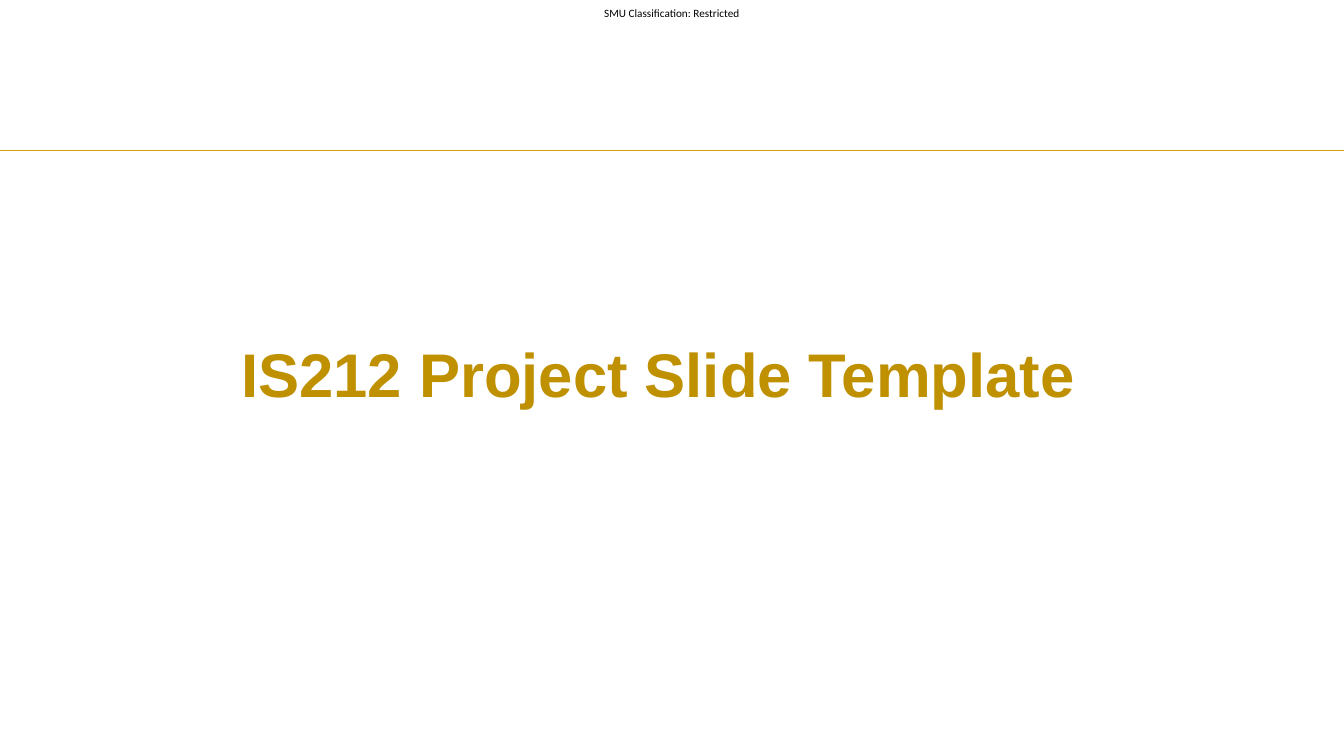
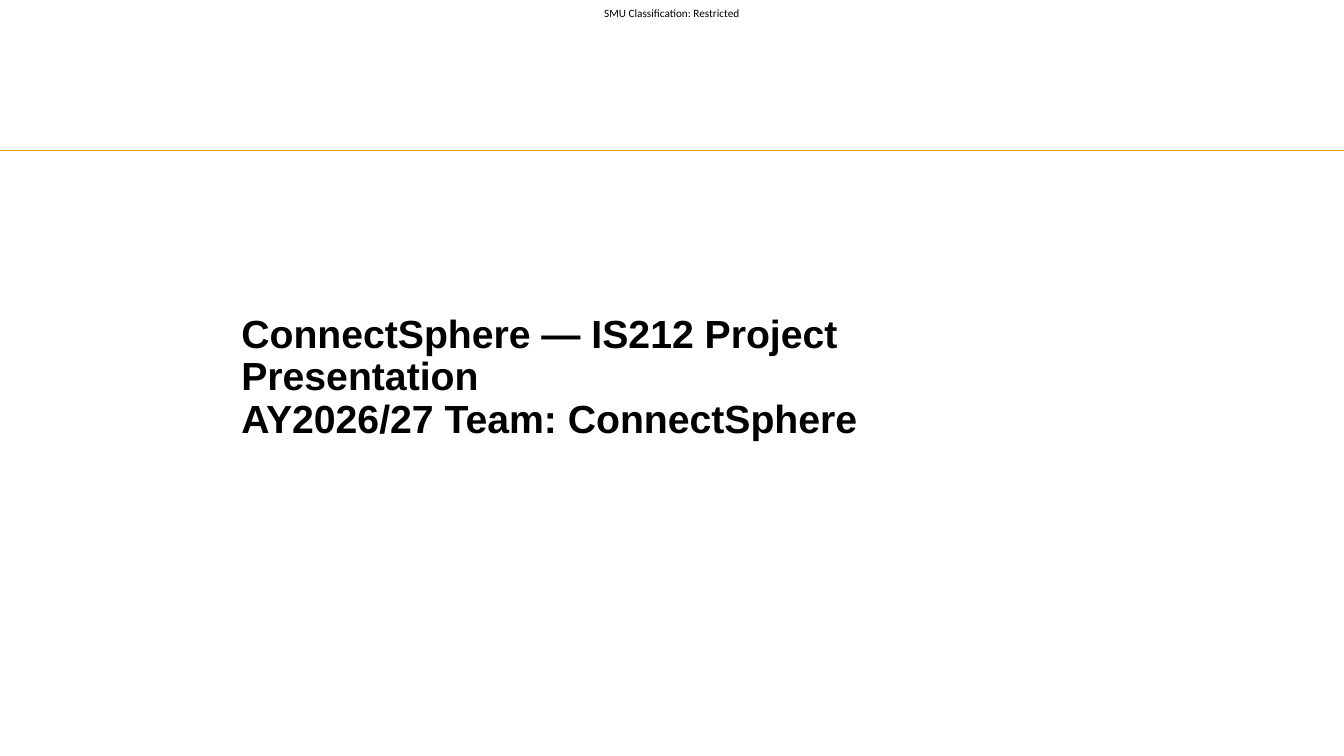
Before and after one commit to hongyime/sgConnectSphere2026, a slide deck: slide 1 of docs/slides/presentation/Week 11 Slide Template.pptx. Drawn at 1344x756 pixels with LibreOffice and Linux fonts; fonts in the diff are those of the drawing; background and template pictures are left out. Boxes give left, top, right and bottom in pixels: in the first picture for what was removed or moved away, otherwise in the second. Text is boxed around its words. In the diff, an @@ line names an element or a change of style, - is before the commit and + after.

```diff
--- a/docs/slides/presentation/Week 11 Slide Template.pptx
+++ b/docs/slides/presentation/Week 11 Slide Template.pptx
@@ text at [241,319,857,441]: text changed; size 44 to 28 pt; text colour #BF9000 to #000000 @@
-IS212 Project Slide Template
+ConnectSphere — IS212 Project Presentation
+AY2026/27 Team: ConnectSphere
```
Also in this commit, not shown: 14 other slides changed, 1 other file.
